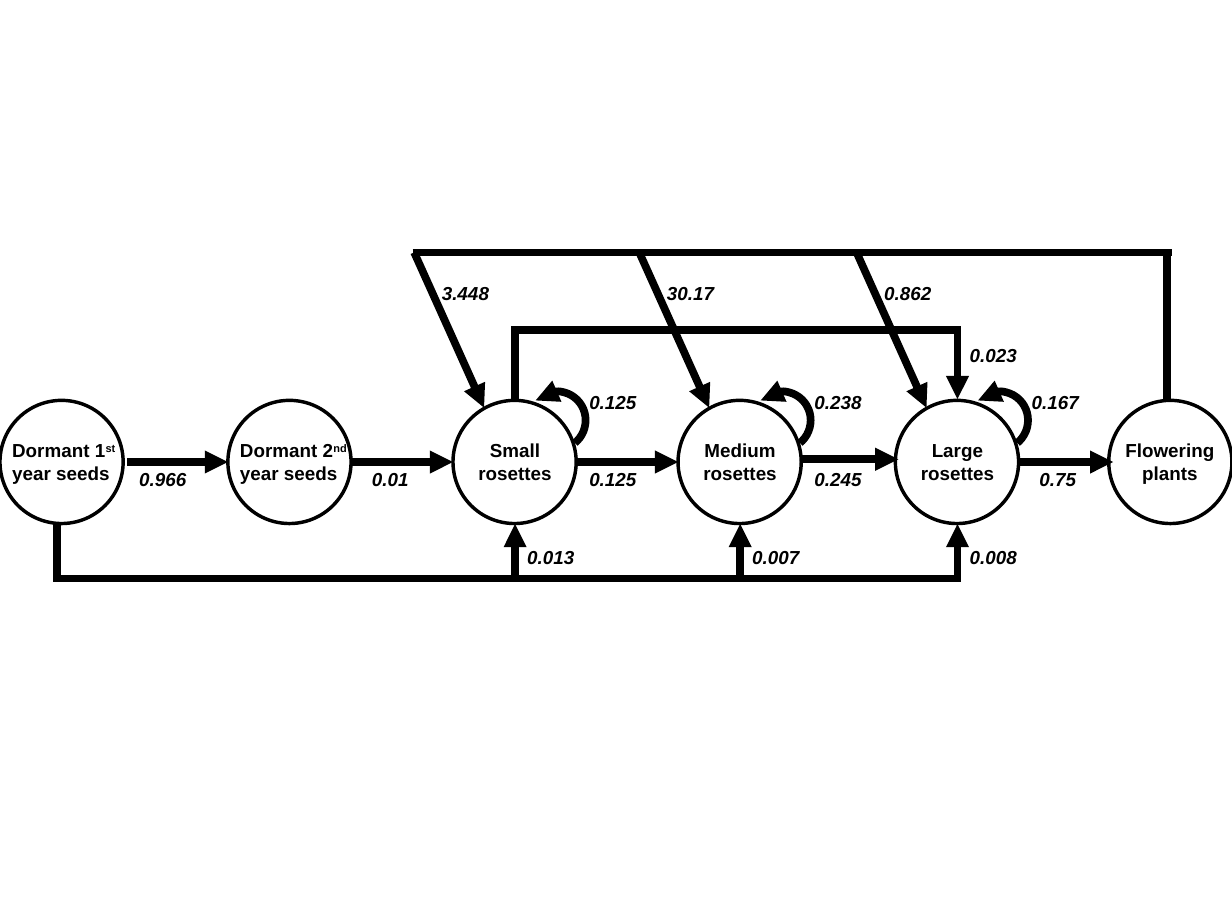
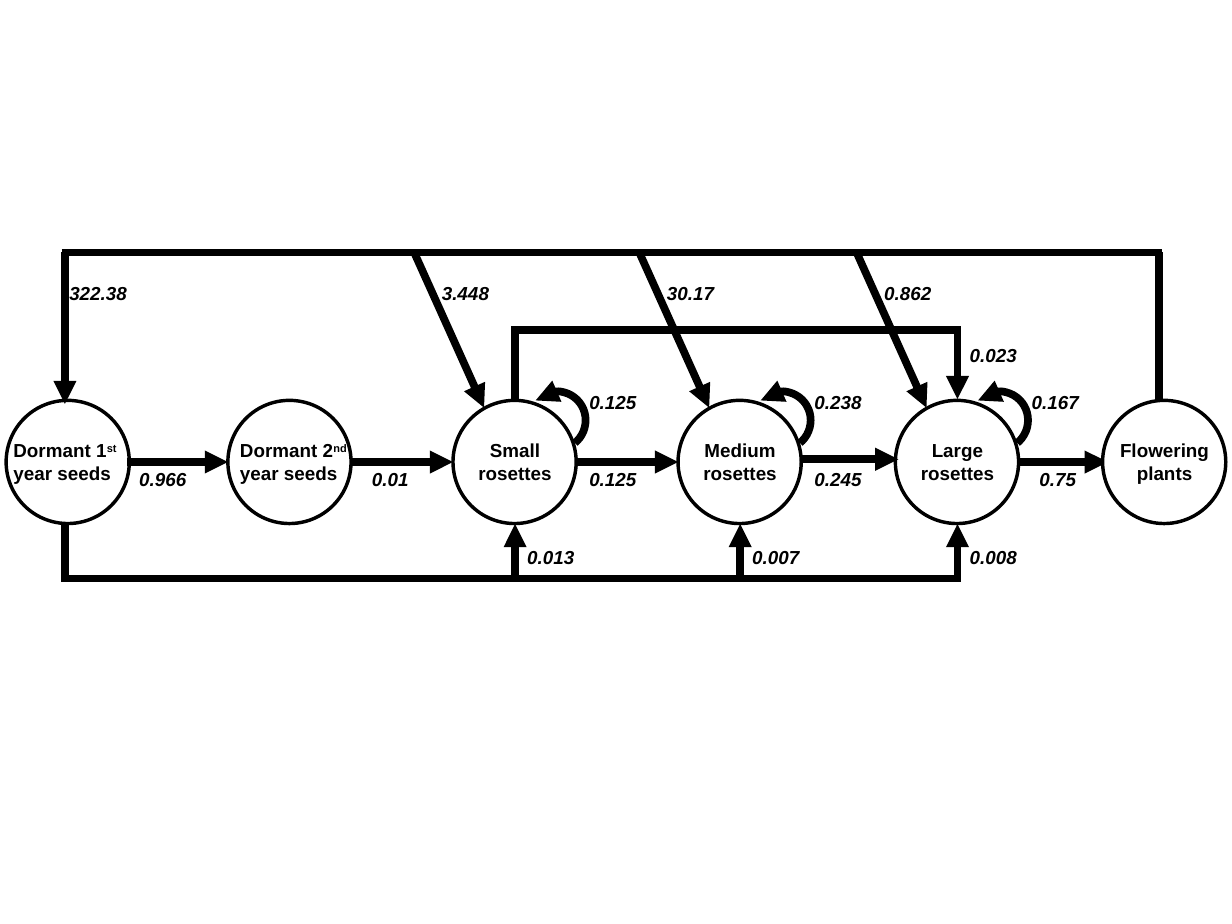
Before and after one commit to GenChangHSU/2021_Fall_Introduction_to_Theoretical_Ecology, a slide deck: slide 1 of Teasel Diagram.pptx. Drawn at 1232x924 pixels with LibreOffice and Linux fonts; fonts in the diff are those of the drawing. Boxes give left, top, right and bottom in pixels: in the first picture for what was removed or moved away, otherwise in the second. Text is boxed around its words. In the diff, an @@ line names an element or a change of style, - is before the commit and + after.

```diff
--- a/Teasel Diagram.pptx
+++ b/Teasel Diagram.pptx
@@ line moved from (413, 253) - (1172, 253) to (62, 253) - (1162, 253) @@
@@ arrow added from (65, 253) to (65, 404), #000000 4.5 pt @@
@@ line moved from (1167, 253) - (1167, 404) to (1159, 253) - (1159, 404) @@
@@ text added at bbox=[69, 287, 127, 301], 11 pt, text #000000, bold, italic @@
+322.38
@@ ellipse: place and size @@
-ellipse at bbox=[0, 400, 123, 524]
+ellipse at bbox=[6, 400, 129, 524]
@@ ellipse: place and size @@
-ellipse at bbox=[1109, 400, 1232, 524]
+ellipse at bbox=[1103, 400, 1226, 524]
@@ text "Flowering plants": place and size @@
-text "Flowering plants" at bbox=[1125, 443, 1214, 484]
+text "Flowering plants" at bbox=[1120, 443, 1209, 484]
@@ arrow moved from (1020, 462) - (1114, 462) to (1020, 462) - (1108, 462) @@
@@ line moved from (57, 582) - (57, 524) to (65, 582) - (65, 524) @@
@@ line moved from (57, 578) - (957, 578) to (65, 578) - (957, 578) @@
```
Also in this commit, not shown: 10 other files.
